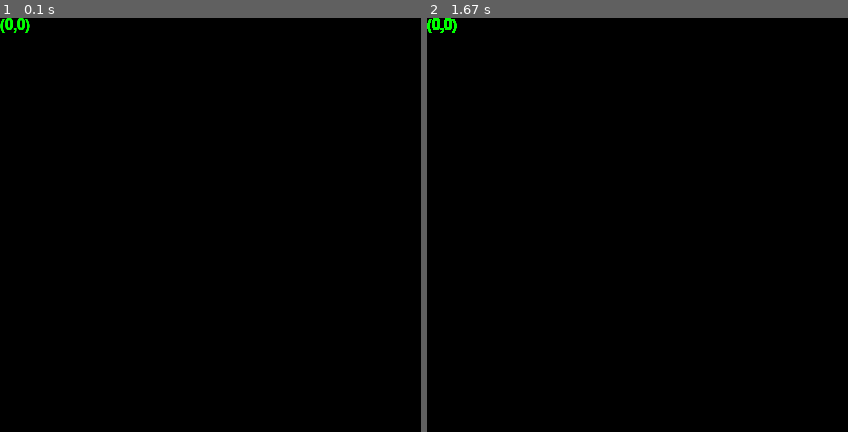
Above: before the commit, frames 1-2 (left to right).
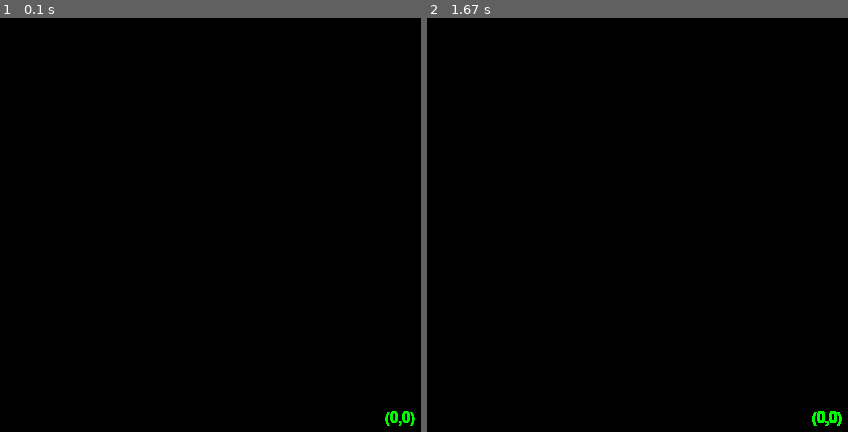
Above: after the commit, the same moments.

Repository: nehakdeshmukh/PyGame
Game: pygame game, started from dispaly text.py
Two runs of this game, one before a commit and one after it. Both use one fixed random seed, a clock stepped at 60 frames per second and the inputs below.
Inputs:
- Up to frame 1 (0.1 s): no input
- Up to frame 2 (1.67 s): no input

The runs differ from the first frame. In frame 1, 0.3% of the frame differs, in the area x 0-99%, y 0-99%; in frame 2, 0.3%.

Commit message:
added position of text

Diff:
--- a/dispaly text.py
+++ b/dispaly text.py
@@ -57,7 +57,7 @@
 
 
 # set the center of the rectangular object.
-# textRect.center = (X // 2, Y // 2)
+textRect.center = (X // 2, Y // 2)
 
 # main application loop
 run = True
